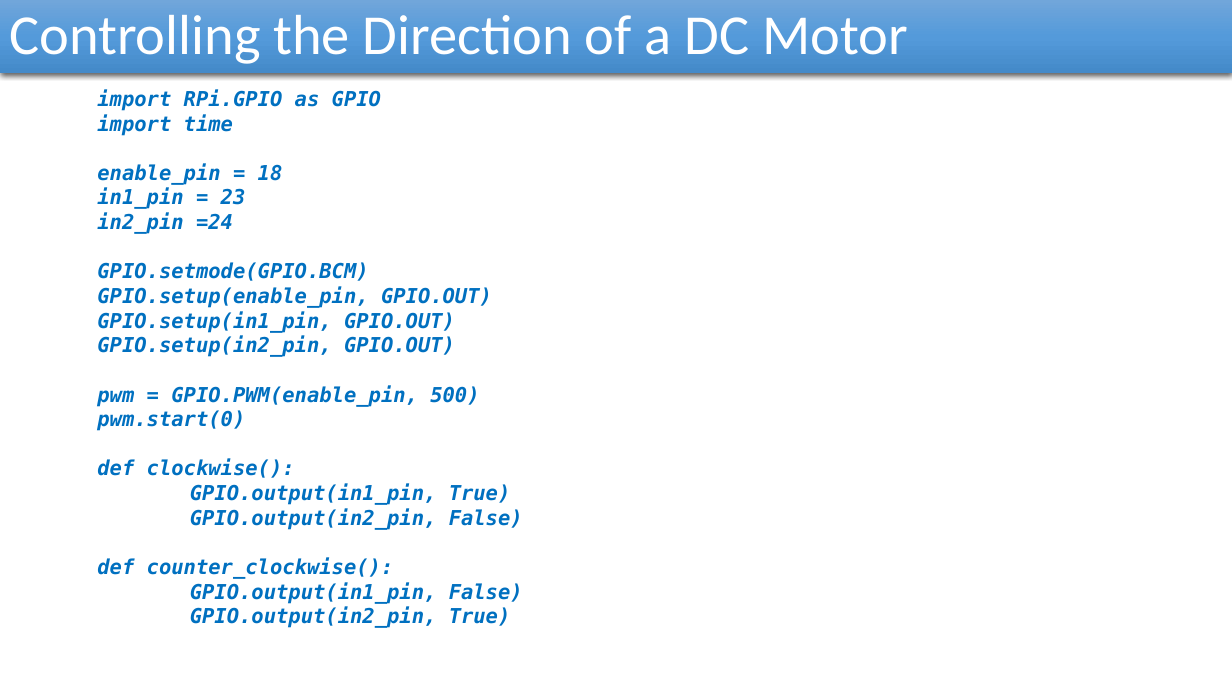
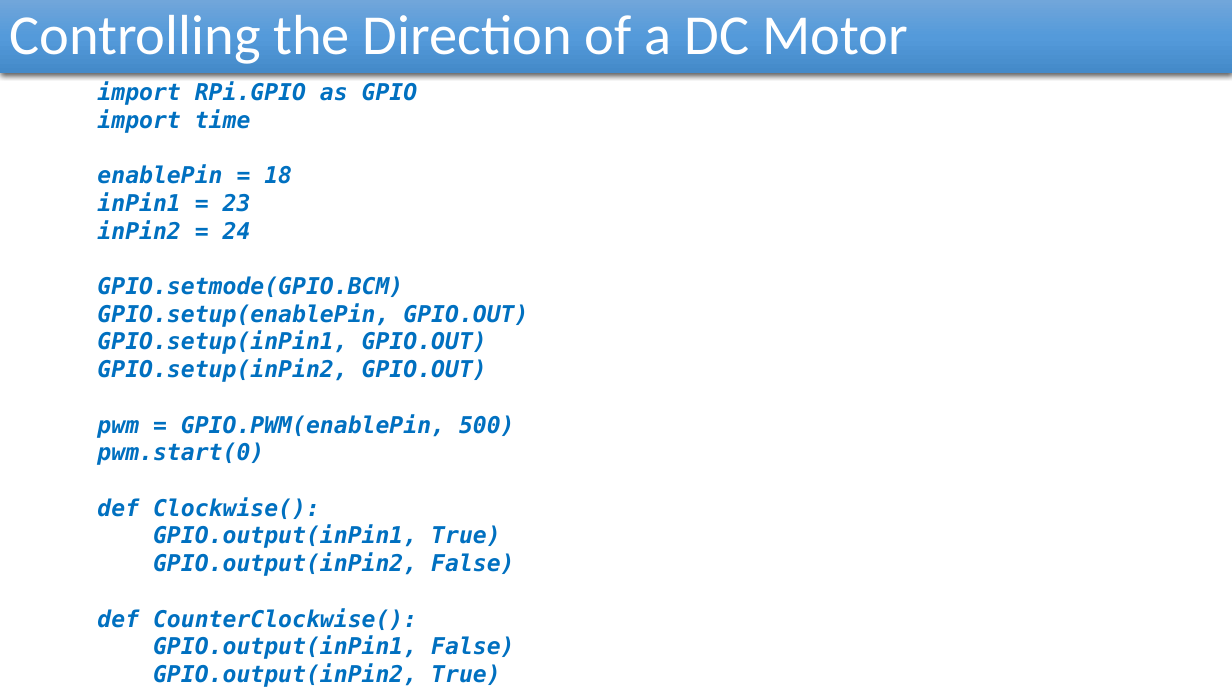
Before and after one commit to reza-arjmandi/rpi-course, a slide deck: slide 26 of session3/presentation/Raspberry_pi_Controlling_Hardware.pptx (slide 25 before the commit). Drawn at 1232x693 pixels with LibreOffice and Linux fonts; fonts in the diff are those of the drawing. Boxes give left, top, right and bottom in pixels: in the first picture for what was removed or moved away, otherwise in the second. Text is boxed around its words. In the diff, an @@ line names an element or a change of style, - is before the commit and + after.

```diff
--- a/session3/presentation/Raspberry_pi_Controlling_Hardware.pptx
+++ b/session3/presentation/Raspberry_pi_Controlling_Hardware.pptx
@@ text "import RPi.GPIO as GPIO" moved from (x1=97, y1=89, x2=523, y2=628) to (x1=97, y1=81, x2=528, y2=687) @@
@@ text at (x1=97, y1=81, x2=418, y2=465): size 16 to 18 pt in "import RPi.GPIO as GPIO", "import time", "GPIO.setmode(GPIO.BCM)", "pwm.start(0)" @@
@@ text at (x1=97, y1=164, x2=292, y2=239): text changed; size 16 to 18 pt @@
-  enable_pin = 18
-  in1_pin = 23
-  in2_pin =24
+  enablePin = 18
+  inPin1 = 23
+  inPin2 = 24
@@ text at (x1=97, y1=303, x2=528, y2=438): text changed; size 16 to 18 pt @@
-  GPIO.setup(enable_pin, GPIO.OUT)
-  GPIO.setup(in1_pin, GPIO.OUT)
-  GPIO.setup(in2_pin, GPIO.OUT)
-  pwm = GPIO.PWM(enable_pin, 500)
+  GPIO.setup(enablePin, GPIO.OUT)
+  GPIO.setup(inPin1, GPIO.OUT)
+  GPIO.setup(inPin2, GPIO.OUT)
+  pwm = GPIO.PWM(enablePin, 500)
@@ text at (x1=97, y1=497, x2=514, y2=687): text changed; size 16 to 18 pt @@
-  def clockwise():
-  GPIO.output(in1_pin, True)
-  GPIO.output(in2_pin, False)
-  def counter_clockwise():
-  GPIO.output(in1_pin, False)
-  GPIO.output(in2_pin, True)
+  def Clockwise():
+  GPIO.output(inPin1, True)
+  GPIO.output(inPin2, False)
+  def CounterClockwise():
+  GPIO.output(inPin1, False)
+  GPIO.output(inPin2, True)
```
Also in this commit, not shown: 5 other slides changed, 1 slide added.
